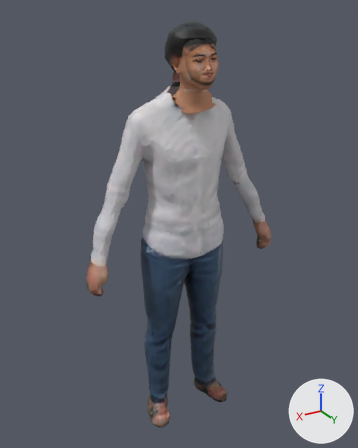
Renders of the glTF model public/models/ma/nhanvat/tp-031.glb from each side of a commit.
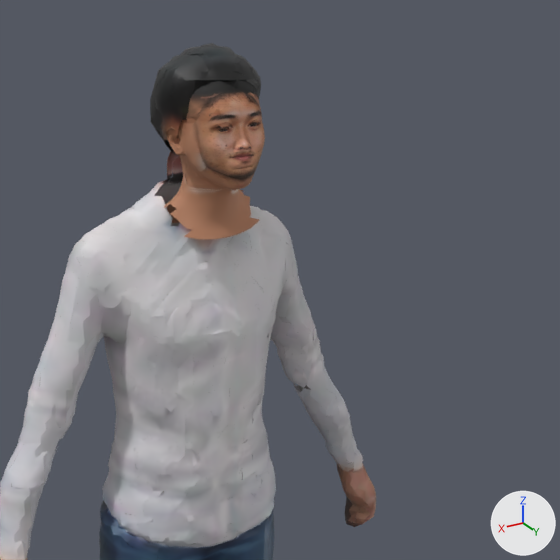
Each version appears first whole from a 50 mm lens placed at (0.956, 1.552, 1.71), pointed at (0.014, -0.018, 0.925), and next in a close-up on the part from 26% to 100% of the width and 0% to 59% of the height. The axes (+X, +Y, +Z) are drawn at lower right. The lights are the same throughout. The first two pictures are the older version. Vertices at exactly the same position are counted once.

Objects in the first close-up: 'Body'.
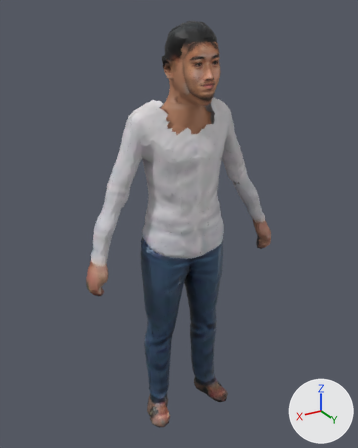
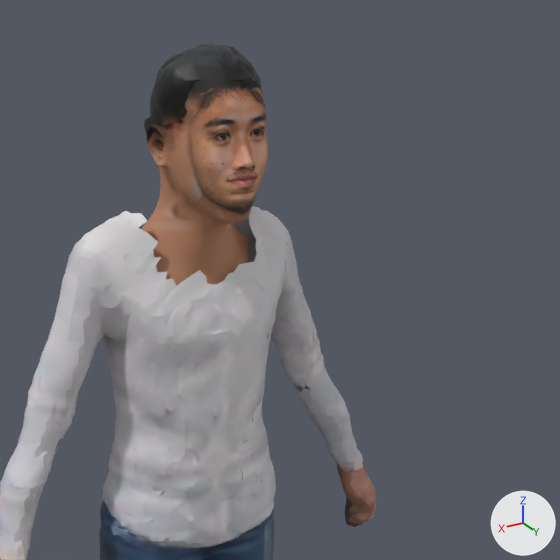
What changed in the scene script:
```text
Change me_body:
    used by ob_body; location = (0.0, 0.0, 0.0)
    remove me_body.from_pydata(...)  # 16354 vertices, 24670 faces; spans x -0.42..0.43, y -0.12..0.17, z 0.0..1.68
    add me_body.from_pydata(...)  # 16235 vertices, 23929 faces; spans x -0.42..0.43, y -0.12..0.19, z 0.0..1.68
    me_body part 1: 743 vertices moved from x -0.06..0.09, y 0.0..0.17, z 1.33..1.65 to x -0.08..0.1, y -0.06..0.18, z 1.33..1.65; 3672 vertices removed from x -0.1..0.11, y -0.08..0.17, z 1.31..1.65; 3553 vertices added at x -0.12..0.14, y -0.09..0.19, z 1.29..1.68
    me_body part 2: 257 kept faces spanning x -0.08..0.1, y -0.06..0.17, z 1.35..1.63 get new texture (UV) coordinates
```

Pixel boxes (x1, y1, x2, y2) of what changed, in the close-ups (560 x 560 px; the box of a moved part takes in the faces that stretch with it):
part 1 of me_body, moved or reshaped
    before: (129, 71, 265, 290)
    after: (141, 44, 268, 286)
part 2 of me_body, surface changed
    before: (167, 90, 262, 237)
    after: (145, 84, 268, 251)
